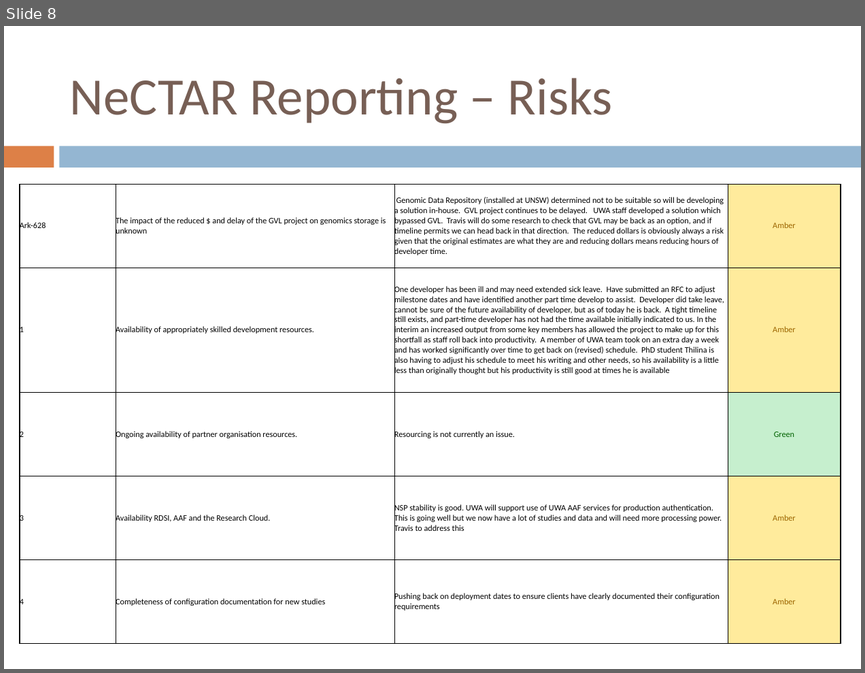
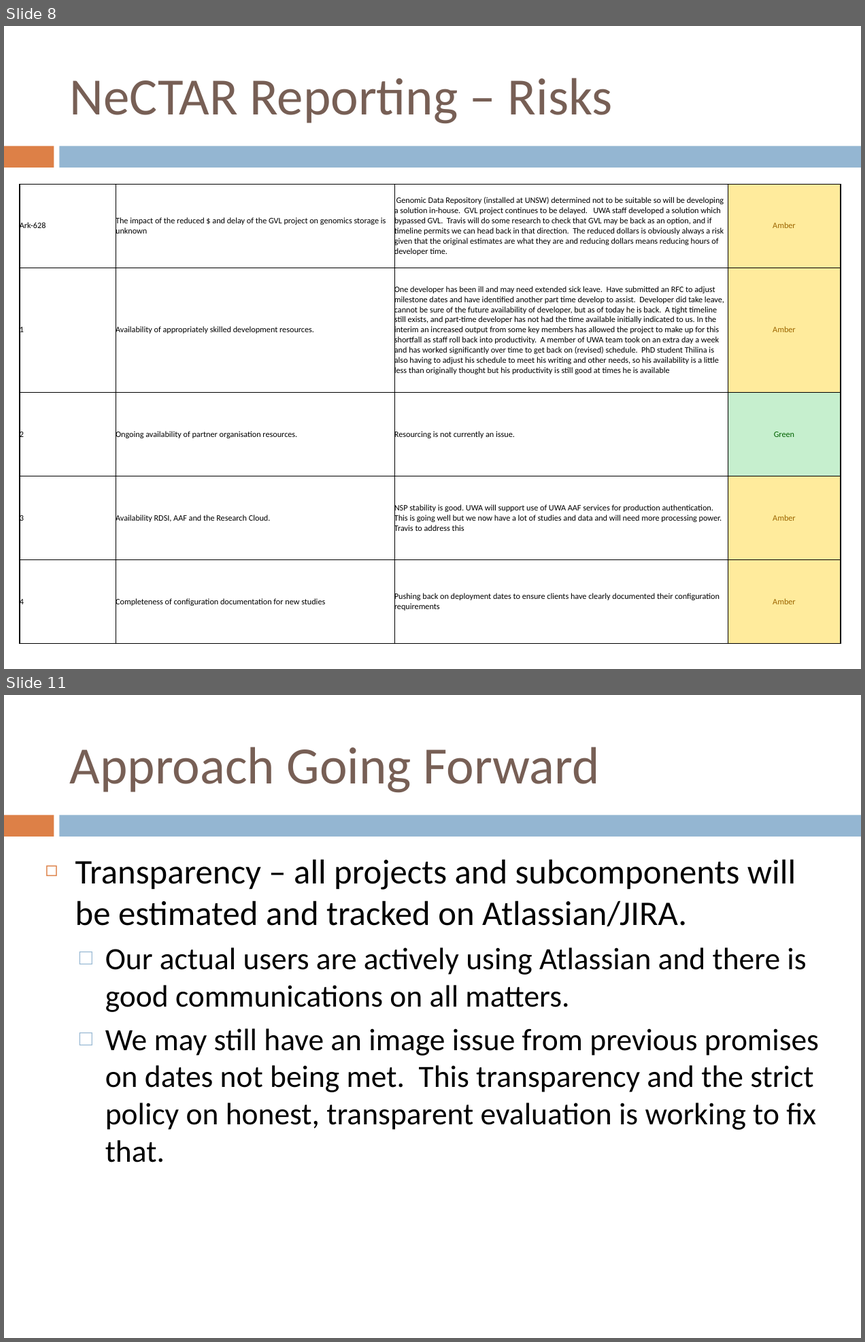
Before and after one commit to tranaweera/ark-informatics, a slide deck: ARK/trunk/usefulTools/TestFilesAndDocuments/steering committee/NeCTAR/Steering Committee Meetings/Steering Committee Meeting June_2013.pptx. Shown one above the other, each under a label of ours: slide 8 before the commit, slides 8 and 11 after it; the slides between them are not shown. The pictures are 865x673 and 865x1342 pixels, drawn with LibreOffice and Linux fonts; fonts in the diff are those of the drawing. Boxes give left, top, right and bottom in pixels: in the first picture for what was removed or moved away, otherwise in the second. Text is boxed around its words. In the diff, an @@ line names an element or a change of style, - is before the commit and + after.

```diff
--- a/ARK/trunk/usefulTools/TestFilesAndDocuments/steering committee/NeCTAR/Steering Committee Meetings/Steering Committee Meeting June_2013.pptx
+++ b/ARK/trunk/usefulTools/TestFilesAndDocuments/steering committee/NeCTAR/Steering Committee Meetings/Steering Committee Meeting June_2013.pptx
@@ slide 11 added at bbox=[4, 695, 861, 1338], background #FFFFFF; not listed: 2 template elements that a slide beside it also shows @@
@@ title added at bbox=[70, 747, 599, 792], 44 pt, text #775F55 @@
+Approach Going Forward
@@ text added at bbox=[75, 859, 819, 1162], 26 pt, text #000000 @@
+◻ Transparency – all projects and subcomponents will be estimated and tracked on Atlassian/JIRA.
+  □ Our actual users are actively using Atlassian and there is good communications on all matters.
+  □ We may still have an image issue from previous promises on dates not being met. This transparency and the strict policy on honest, transparent evaluation is working to fix that.
```
Also in this commit, not shown: 7 slides changed, 1 other slide added, 1 slide removed.
